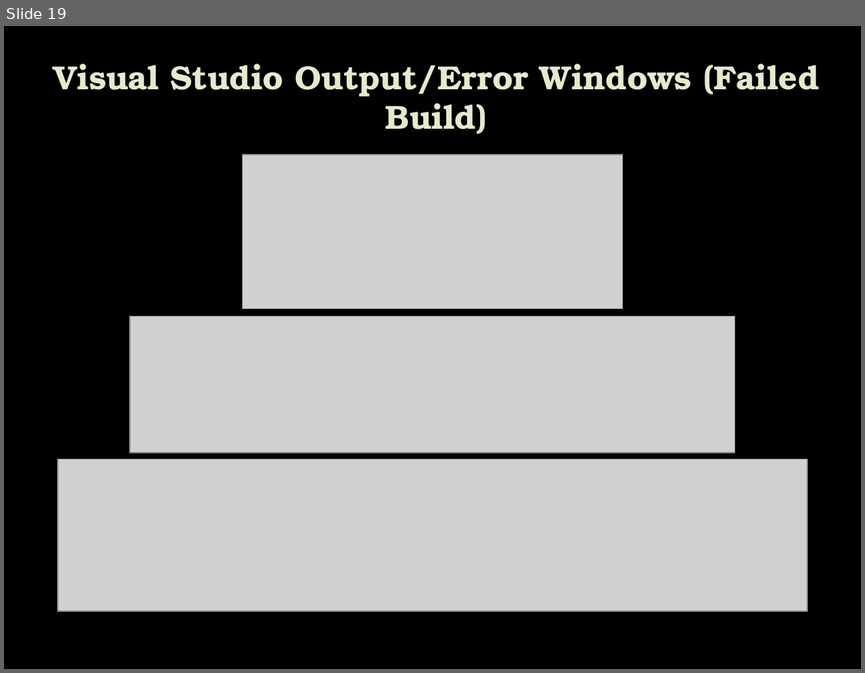
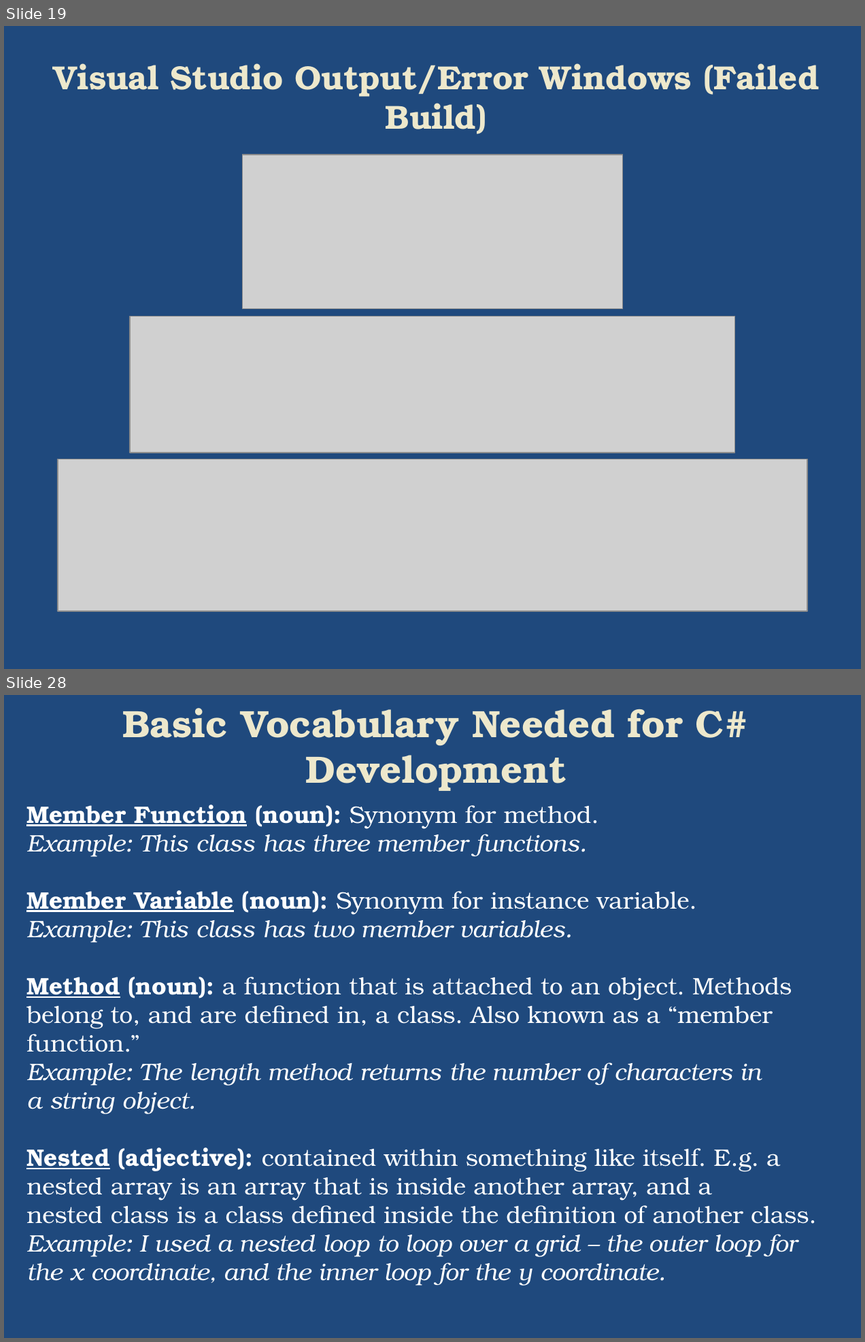
Before and after one commit to plwest-atmark/Aug31, a slide deck: IntroToProgramming/Introduction to C#.pptx. Shown one above the other, each under a label of ours: slide 19 before the commit, slides 19 and 28 after it; the slides between them are not shown. The pictures are 865x673 and 865x1342 pixels, drawn with LibreOffice and Linux fonts; fonts in the diff are those of the drawing; grey boxes stand for pictures; background and template pictures are left out. Boxes give left, top, right and bottom in pixels: in the first picture for what was removed or moved away, otherwise in the second. Text is boxed around its words. In the diff, an @@ line names an element or a change of style, - is before the commit and + after.

```diff
--- a/IntroToProgramming/Introduction to C#.pptx
+++ b/IntroToProgramming/Introduction to C#.pptx
@@ slide 28 added at (4, 695, 861, 1338), background #1F497D @@
@@ title added at (122, 708, 749, 791), 32 pt, text #EDE8CE, bold @@
+Basic Vocabulary Needed for C# Development
@@ text added at (26, 804, 817, 1285), 20 pt, text #FFFFFF @@
+Member Function (noun): Synonym for method.
+Example: This class has three member functions.
+Member Variable (noun): Synonym for instance variable.
+Example: This class has two member variables.
+Method (noun): a function that is attached to an object. Methods belong to, and are defined in, a class. Also known as a “member function.”
+Example: The length method returns the number of characters in a string object.
+Nested (adjective): contained within something like itself. E.g. a nested array is an array that is inside another array, and a nested class is a class defined inside the definition of another class.
+Example: I used a nested loop to loop over a grid – the outer loop for the x coordinate, and the inner loop for the y coordinate.
@@ slide 19 changed as well @@
@@ background picture (left out) to #1F497D @@
@@ title "Visual Studio Output/Error Windows (Failed ..." at (53, 63, 819, 134): text colour #E7EACB to #EDE8CE @@
```
Also in this commit, not shown: 78 other slides changed, 14 other slides added.
